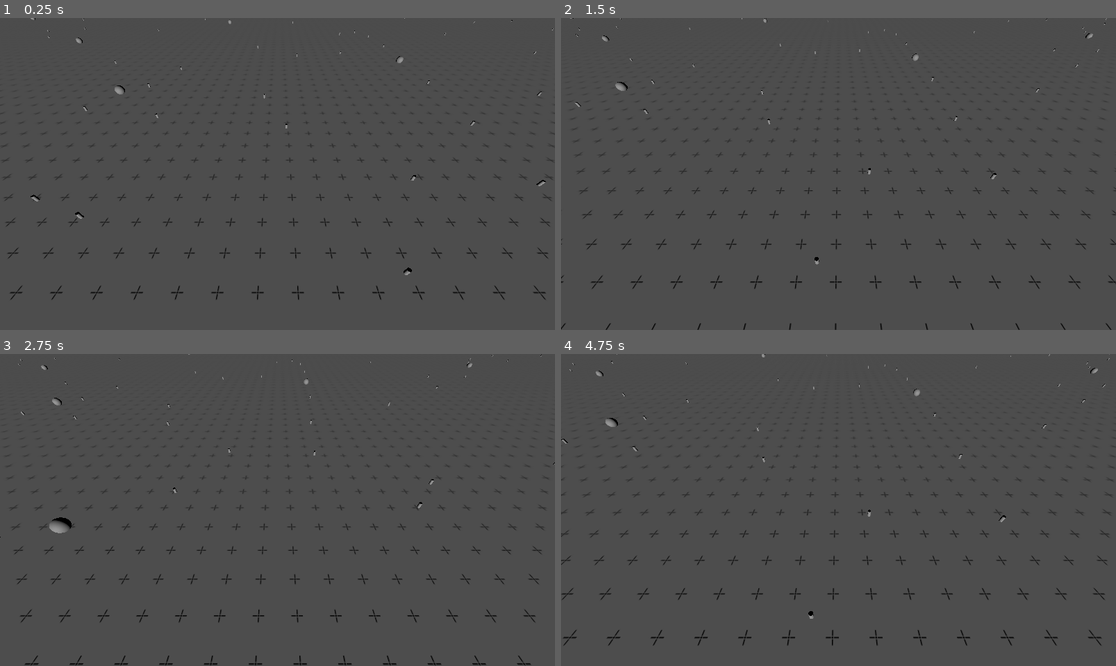
Above: before the commit, frames 1-4 (two rows, left to right).
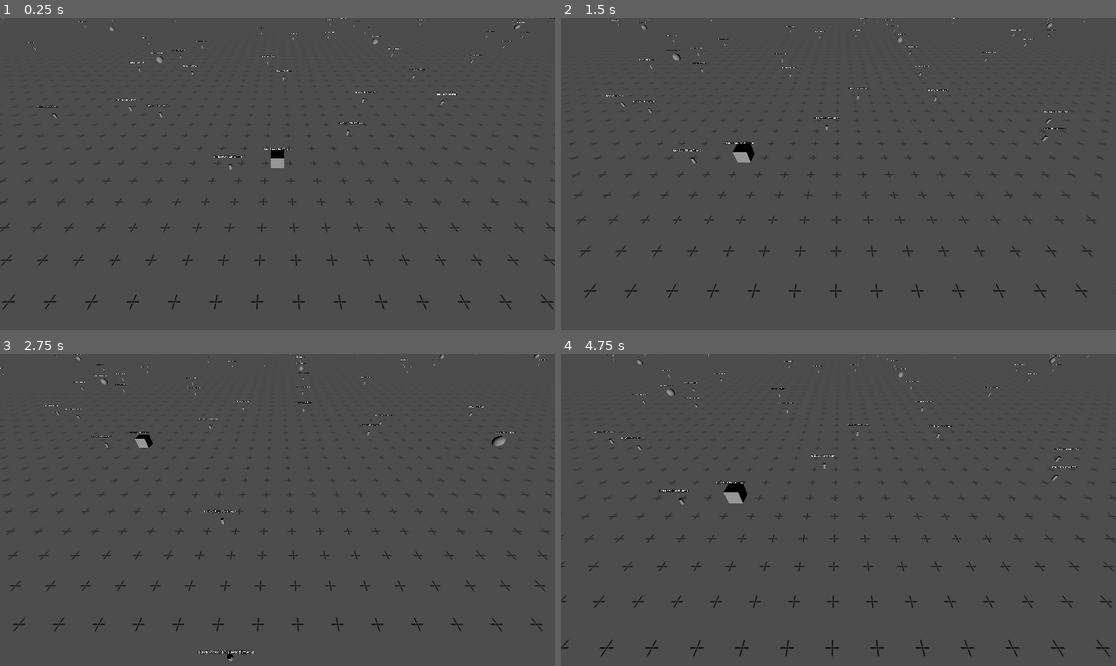
Above: after the commit, the same moments.

Repository: MrNavaStar/void.sys
Game: Godot game, scene res://scenes/world.tscn
Same seed, same stepped clock (60 frames per second), same inputs: the game is played once before the commit and once after it. Before the commit the project has no main scene; this scene is started directly in both runs.
Inputs (mouse positions are in pixels of both pictures, inside the frame that each line leads up to):
- Up to frame 1 (0.25 s): no input
- Up to frame 2 (1.5 s): tap Enter at 0.5 s; move the mouse to (960, 158) at 0.52 s; press the mouse at (960, 158) at 0.53 s; hold D (right) 0.53-1.28 s; move the mouse to (727, 189) at 1.27 s; release the mouse at (727, 189) at 1.28 s; hold S (down) from 1.28 s (still down); tap Mouse wheel up (zoom_in) at 1.35 s
- Up to frame 3 (2.75 s): click (166, 525) at 1.55 s; move the mouse to (333, 441) at 2.02 s; release S (down) at 2.03 s; press the mouse at (333, 441) at 2.03 s; hold D (right) from 2.03 s (still down); tap Mouse wheel down (zoom_out) at 2.1 s
- Up to frame 4 (4.75 s): move the mouse to (810, 572) at 2.77 s; release D (right) at 2.78 s; release the mouse at (810, 572) at 2.78 s; hold W (up) 2.78-3.53 s; click (810, 572) at 2.85 s; move the mouse to (1005, 556) at 3.52 s; press the mouse at (1005, 556) at 3.53 s; hold A (left) from 3.53 s (still down); move the mouse to (672, 463) at 4.27 s; release the mouse at (672, 463) at 4.28 s; tap Mouse wheel up (zoom_in) at 4.35 s; click (672, 463) at 4.55 s

The runs differ from the first frame. In frame 1, 2.2% of the frame differs, in the area x 0-100%, y 0-94%; in frame 2, 2.2%; in frame 3, 2.4%; in frame 4, 2.5%, in the area x 0-100%, y 0-97%.

Commit message:
how bout u hack deez nuts

Diff:
--- a/project.godot
+++ b/project.godot
@@ -11,8 +11,13 @@
 [application]
 
 config/name="ASJ2025"
+run/main_scene="uid://dmxxff1nm6qak"
 config/features=PackedStringArray("4.4", "Forward Plus")
 config/icon="res://icon.svg"
+
+[autoload]
+
+Hacker="*res://scripts/hacker.gd"
 
 [input]
 
@@ -46,3 +51,8 @@
 "events": [Object(InputEventMouseButton,"resource_local_to_scene":false,"resource_name":"","device":-1,"window_id":0,"a …(259 unchanged characters)…
 ]
 }
+select={
+"deadzone": 0.2,
+"events": [Object(InputEventMouseButton,"resource_local_to_scene":false,"resource_name":"","device":-1,"window_id":0,"alt_pressed":false,"shift_pressed":false,"ctrl_pressed":false,"meta_pressed":false,"button_mask":1,"position":Vector2(187, 17),"global_position":Vector2(196, 65),"factor":1.0,"button_index":1,"canceled":false,"pressed":true,"double_click":false,"script":null)
+]
+}
--- a/scenes/space_node.tscn
+++ b/scenes/space_node.tscn
@@ -19,3 +19,8 @@
 
 [node name="CollisionShape3D" type="CollisionShape3D" parent="Object/Area3D"]
 shape = SubResource("SphereShape3D_cw5of")
+
+[node name="Info" type="Label3D" parent="."]
+transform = Transform3D(1, 0, 0, 0, 1, 0, 0, 0, 1, 0, 0.940535, 0)
+
+[connection signal="input_event" from="Object/Area3D" to="." method="_on_area_3d_input_event"]
--- a/scenes/world.tscn
+++ b/scenes/world.tscn
@@ -18,7 +18,7 @@
 transform = Transform3D(1, 0, 0, 0, 1, 0, 0, 0, 1, 0, 61.8032, 58.6319)
 
 [node name="Camera Rig" type="Node3D" parent="."]
-transform = Transform3D(1, 0, 0, 0, 1, 0, 0, 0, 1, 0, 10, 0)
+transform = Transform3D(1, 0, 0, 0, 1, 0, 0, 0, 1, 0, 10, 11.6009)
 script = ExtResource("2_4wyf3")
 
 [node name="ZoomPivot" type="Node3D" parent="Camera Rig"]
--- /dev/null
+++ b/scripts/hacker.gd
@@ -0,0 +1,16 @@
+extends Node
+
+var total_compute: int = 128
+var hacked_nodes: Array[SpaceNode]
+
+func get_compute_usage() -> int:
+	var usage = 0
+	for node in hacked_nodes:
+		usage += node.allocated_compute
+	return usage
+
+func can_compute_action(cost: int) -> bool:
+	return total_compute >= get_compute_usage() + cost
+
+func hack_node(node: SpaceNode):
+	pass
--- a/scripts/space_node.gd
+++ b/scripts/space_node.gd
@@ -1,16 +1,53 @@
 class_name SpaceNode
 extends Node3D
 
-var is_owned_by_user: bool = false
+@onready var info: Label3D = $Info
+
 @export var connected_nodes: Array[SpaceNode] = []
 
-func make_planet(pos: Vector3):
-	position = pos
+var allocated_compute: int = 0
+var hack_cost: int = 0
+var is_hacked: bool = false
+var hack_timer :Timer = Timer.new()
+var hack_time: int = 0
+
+func _ready():
+	info.billboard = BaseMaterial3D.BILLBOARD_ENABLED
+
+	hack_timer.one_shot = true
+	hack_timer.timeout.connect(_on_hack_finish)
+	add_child(hack_timer)
+
+func _post_make():
+	info.text = "Hack Cost: %s Hack Time: %s" % [hack_cost, hack_time]
+
+func make_root():
+	$Object/MeshInstance3D.mesh = BoxMesh.new()
+	is_hacked = true
+	_post_make()
+
+func make_planet():
 	$Object/MeshInstance3D.mesh = SphereMesh.new()
-	pass
+	hack_cost = [32, 48, 64][randf_range(0, 2)]
+	hack_time = randi_range(8, 16)
+	_post_make()
 
-func make_ship(pos: Vector3):
-	position = pos
+func make_ship():
 	$Object/MeshInstance3D.mesh = CylinderMesh.new()
 	$Object/MeshInstance3D.scale = Vector3(0.2, 0.2, 0.2)
-	pass
+	hack_cost = [8, 16, 32][randf_range(0, 2)]
+	hack_time = randi_range(3, 6)
+	_post_make()
+
+func hack():
+	hack_timer.start(hack_time)
+
+func _on_hack_finish():
+	allocated_compute = round(allocated_compute / 2)
+	is_hacked = true
+
+func _on_area_3d_input_event(camera: Node, event: InputEvent, event_position: Vector3, normal: Vector3, shape_idx: int) -> void:
+	if !event.is_action_pressed("select"):
+		return
+
+	hack()
--- a/scripts/world.gd
+++ b/scripts/world.gd
@@ -26,26 +26,27 @@
 
 	return pos
 
-func spawn_nodes(space_node: Resource) -> void:
+func spawn_node(node: Resource, pos: Vector3) -> SpaceNode:
+	var instance = node.instantiate() as SpaceNode
+	instance.set_position(pos)
+	node_positions.append(pos)
+	add_child(instance)
+	return instance
+
+func spawn_nodes(node: Resource):
+	spawn_node(node, Vector3(0, 0, 0)).make_root()
+
 	for i in planets:
 		var pos = rand_pos_with_spread(planet_spread)
 		if pos == null:
 			continue
-		node_positions.append(pos)
-
-		var instance = space_node.instantiate() as SpaceNode
-		instance.make_planet(pos)
-		add_child(instance)
+		spawn_node(node, pos).make_planet()
 
 	for i in ships:
 		var pos = rand_pos_with_spread(ship_spread)
 		if pos == null:
 			continue
-		node_positions.append(pos)
-
-		var instance = space_node.instantiate() as SpaceNode
-		instance.make_ship(pos)
-		add_child(instance)
+		spawn_node(node, pos).make_ship()
 
 func _ready() -> void:
 	#seed(12345)
Not shown, added: scripts/hacker.gd.uid
